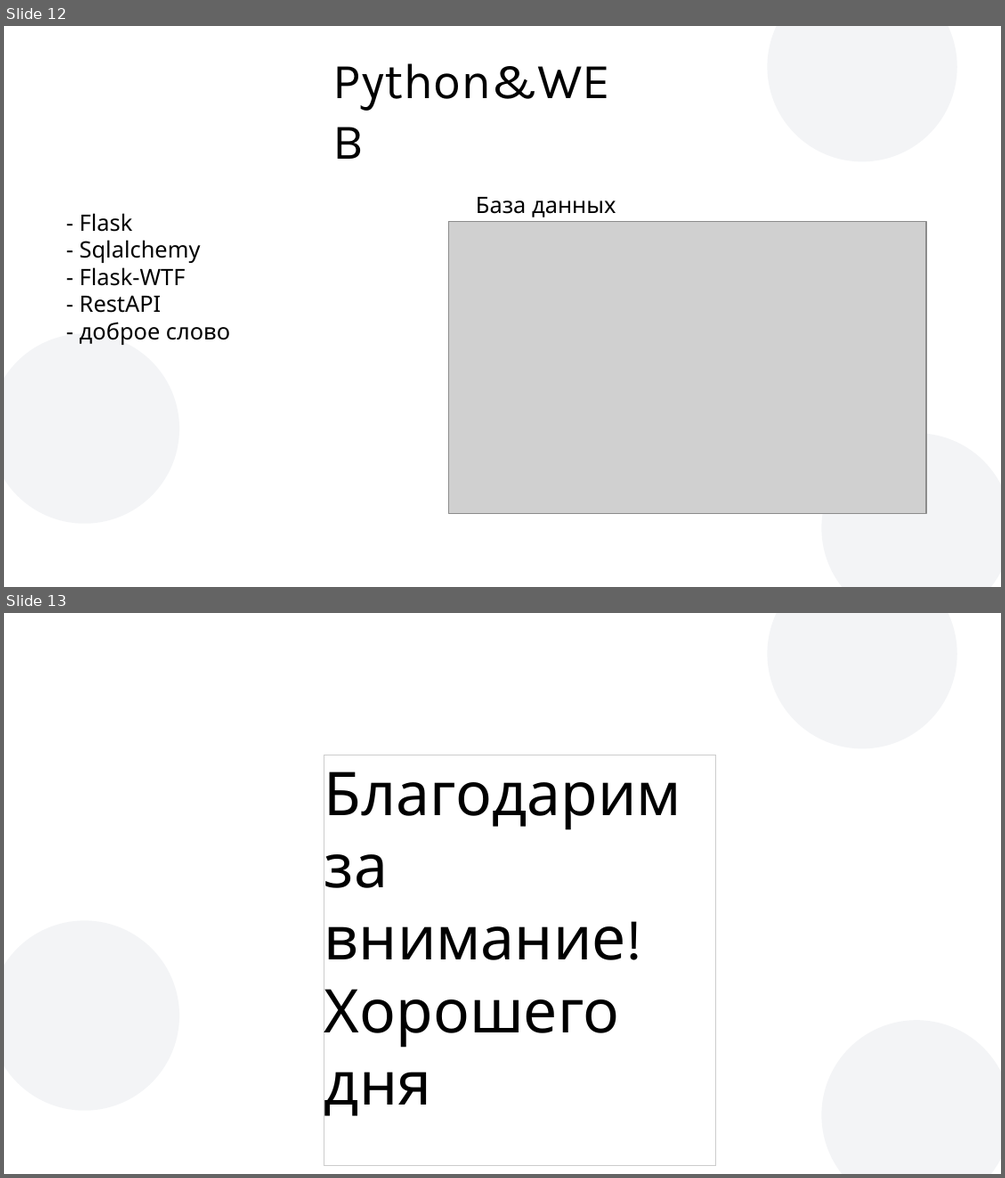
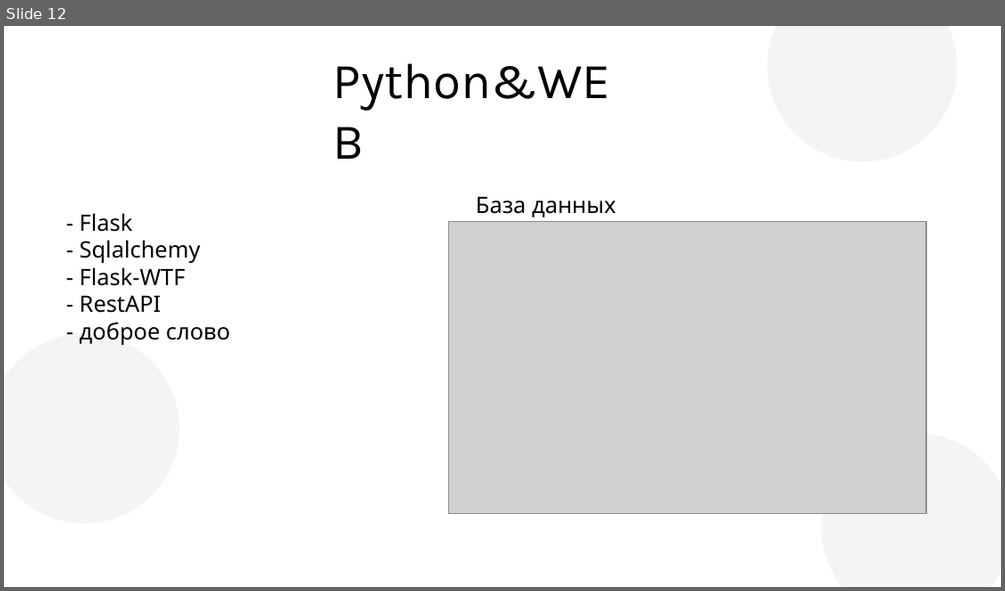
Before and after one commit to The-Mixa/GameStarter, a slide deck: doc/GameStarter.odp. Shown one above the other, each under a label of ours: slides 12 and 13 before the commit, slide 12 after it. The pictures are 1005x1178 and 1005x591 pixels, drawn with LibreOffice and Linux fonts; fonts in the diff are those of the drawing; grey boxes stand for pictures; background and template pictures are left out. Boxes give left, top, right and bottom in pixels: in the first picture for what was removed or moved away, otherwise in the second. Text is boxed around its words. In the diff, an @@ line names an element or a change of style, - is before the commit and + after.

```diff
--- a/doc/GameStarter.odp
+++ b/doc/GameStarter.odp
@@ slide 13 removed at (4,613,1001,1174), background #FFFFFF; not listed: 3 template elements that a slide beside it also shows @@
@@ rectangle removed at (324,755,716,1166) @@
-Благодарим за внимание!
-Хорошего дня
```
Also in this commit, not shown: 1 slide changed, 1 slide added, 13 other files.
